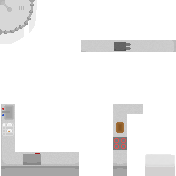
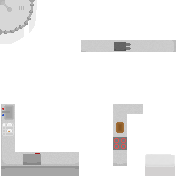
Revision of a layered (176, 176) image; what changed, layer by layer:
painted on "Layer 1" over [113, 166, 127, 176]
